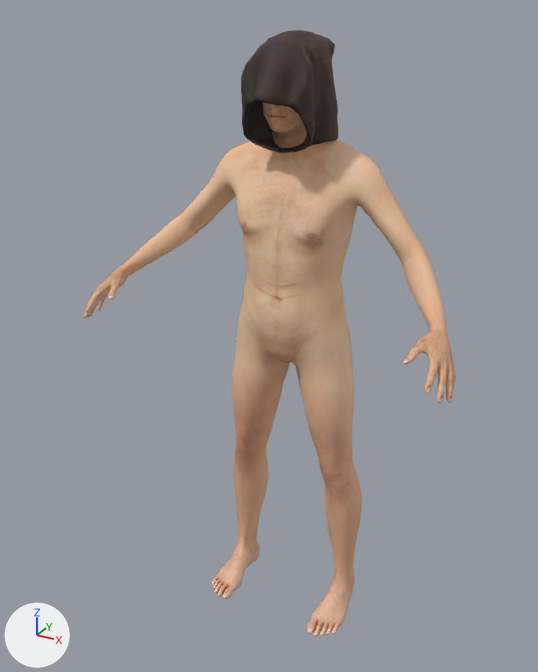
The glTF model public/characters/sunmaster.glb, before and after one commit.
Rendered twice from a 50 mm lens placed at (0.938, -1.89, 1.876), pointed at (-0.051, -0.093, 0.977). The lights are fixed; the arrows at lower left show +X, +Y and +Z. The first picture is the older version. Vertices at exactly the same position are counted once.

The older version as bpy lines, for what is in view:
```python
me_base_001 = bpy.data.meshes.new('base.001')
me_base_001.from_pydata(...)  # 13380 vertices, 26756 faces; spans x -0.56..0.56, y -0.36..0.1, z 0.0..1.81
# faces by material slot: [24056, 156, 760, 184, 400, 1200]
me_base_001.materials.append(mat_human_body)  # picture img_old_lightskinned_male_diffuse
me_base_001.materials.append(mat_human_nipple)  # picture img_old_lightskinned_male_diffuse
me_base_001.materials.append(mat_human_lips)  # picture img_old_lightskinned_male_diffuse
me_base_001.materials.append(mat_human_fingernails)  # picture img_old_lightskinned_male_diffuse
me_base_001.materials.append(mat_human_toenails)  # picture img_old_lightskinned_male_diffuse
me_base_001.materials.append(mat_human_ears)  # picture img_old_lightskinned_male_diffuse
me_monks_hood_down = bpy.data.meshes.new('Monks_Hood_Down')
me_monks_hood_down.from_pydata(...)  # 4505 vertices, 9010 faces; spans x -0.109..0.11, y -0.24..0.162, z 1.52..1.825
me_monks_hood_down.materials.append(mat_human_donitz_monk_robe_hood_down)
ob_human = bpy.data.objects.new('Human', me_base_001)
ob_human.location = (0.0, 0.0, 0.0)
ob_human_donitz_monk_robe_hood_down = bpy.data.objects.new('Human.donitz_monk_robe_hood_down', me_monks_hood_down)
ob_human_donitz_monk_robe_hood_down.location = (0.0, 0.0, 0.0)
```
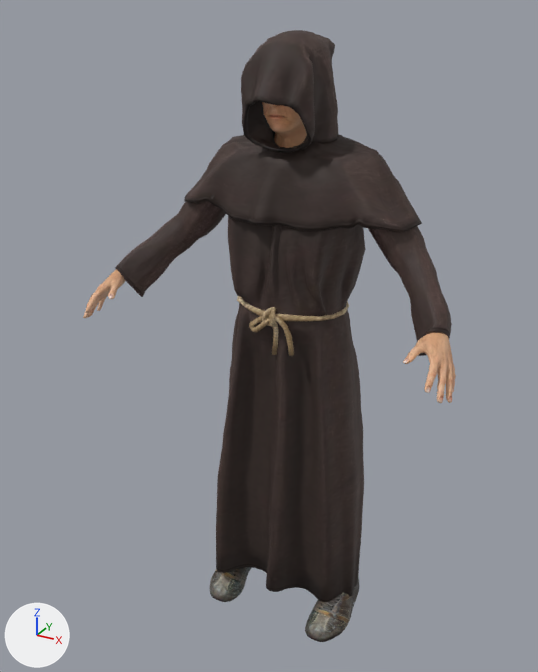
Pixel boxes (x1, y1, x2, y2) of what changed, in the pictures (538 x 672 px):
```json
{"object": "Human.donitz_monk_robe", "change": "added", "after": [115, 131, 452, 602]}
{"object": "Human.shoes02", "change": "added", "after": [210, 567, 360, 642]}
{"part": 1, "of": "me_base_001", "change": "deleted", "before": [164, 139, 435, 398], "on screen": "beige"}
{"part": 2, "of": "me_base_001", "change": "deleted", "before": [212, 525, 355, 636], "on screen": "beige"}
```

Edits to the scene script, one JSON object a line:
```json
{"op": "add", "block": "img_shoes02_diffuse", "code": ["img_shoes02_diffuse = load_image('shoes02_diffuse', '_unpacked/shoes02_diffuse', 1024, 1024, 'sRGB')"]}
{"op": "add", "block": "mat_human_shoes02", "code": ["mat_human_shoes02 = principled_material('Human.shoes02')", "mat_human_shoes02.texture = img_shoes02_diffuse  # with its transparency", "mat_human_shoes02.roughness = 0.7"]}
{"op": "add", "block": "mat_human_donitz_monk_robe", "code": ["mat_human_donitz_monk_robe = bpy.data.materials.new('Human.donitz_monk_robe')", "# uses the picture img_robe__normal_gl", "# uses the picture img_robe_brown__diffuse"]}
{"block": "me_base_001", "where": "# used by ob_human; location = (0.0, 0.0, 0.0)"}
{"op": "remove", "block": "me_base_001", "code": "me_base_001.from_pydata(...)  # 13380 vertices, 26756 faces; spans x -0.56..0.56, y -0.36..0.1, z 0.0..1.81"}
{"op": "add", "block": "me_base_001", "code": "me_base_001.from_pydata(...)  # 8666 vertices, 17164 faces; spans x -0.56..0.56, y -0.36..0.06, z 0.17..1.81"}
{"block": "me_base_001", "change": "me_base_001 part 1: 2468 vertices removed from x -0.42..0.42, y -0.15..0.1, z 0.81..1.55"}
{"block": "me_base_001", "change": "me_base_001 part 2: 2246 vertices removed from x -0.24..0.24, y -0.21..0.06, z 0.0..0.14"}
{"op": "remove", "block": "me_base_001", "code": "me_base_001.materials.append(mat_human_nipple)  # picture img_old_lightskinned_male_diffuse"}
{"op": "remove", "block": "me_base_001", "code": "me_base_001.materials.append(mat_human_toenails)  # picture img_old_lightskinned_male_diffuse"}
{"op": "add", "block": "me_shoes02", "code": ["me_shoes02 = bpy.data.meshes.new('shoes02')", "me_shoes02.from_pydata(...)  # 1594 vertices, 3064 faces; spans x -0.258..0.258, y -0.223..0.068, z -0.018..0.225", "me_shoes02.materials.append(mat_human_shoes02)  # picture img_shoes02_diffuse"]}
{"op": "add", "block": "me_monks_robe", "code": ["me_monks_robe = bpy.data.meshes.new('Monks_Robe')", "me_monks_robe.from_pydata(...)  # 9900 vertices, 19292 faces; spans x -0.52..0.52, y -0.25..0.14, z 0.06..1.58", "me_monks_robe.materials.append(mat_human_donitz_monk_robe)"]}
{"op": "add", "block": "ob_human_shoes02", "code": ["ob_human_shoes02 = bpy.data.objects.new('Human.shoes02', me_shoes02)", "ob_human_shoes02.location = (0.0, 0.0, 0.0)"]}
{"op": "add", "block": "ob_human_donitz_monk_robe", "code": ["ob_human_donitz_monk_robe = bpy.data.objects.new('Human.donitz_monk_robe', me_monks_robe)", "ob_human_donitz_monk_robe.location = (0.0, 0.0, 0.0)"]}
```
